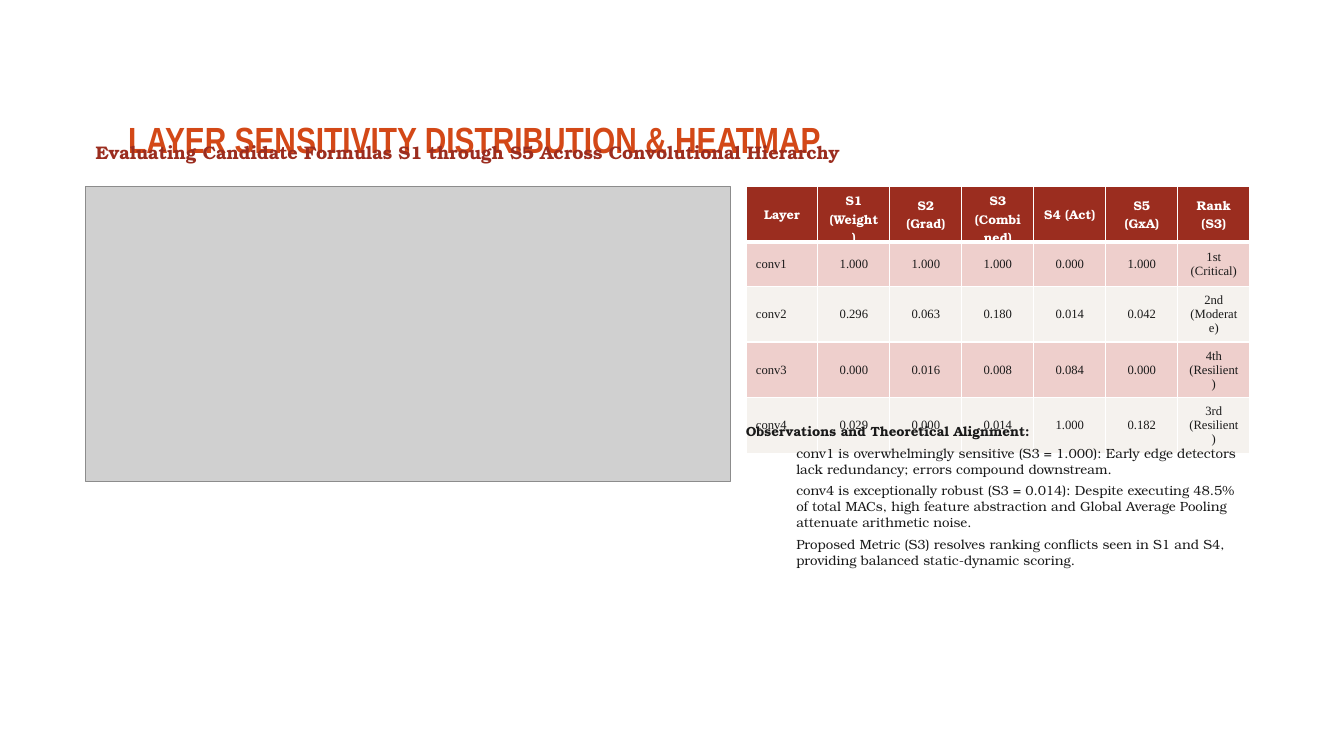
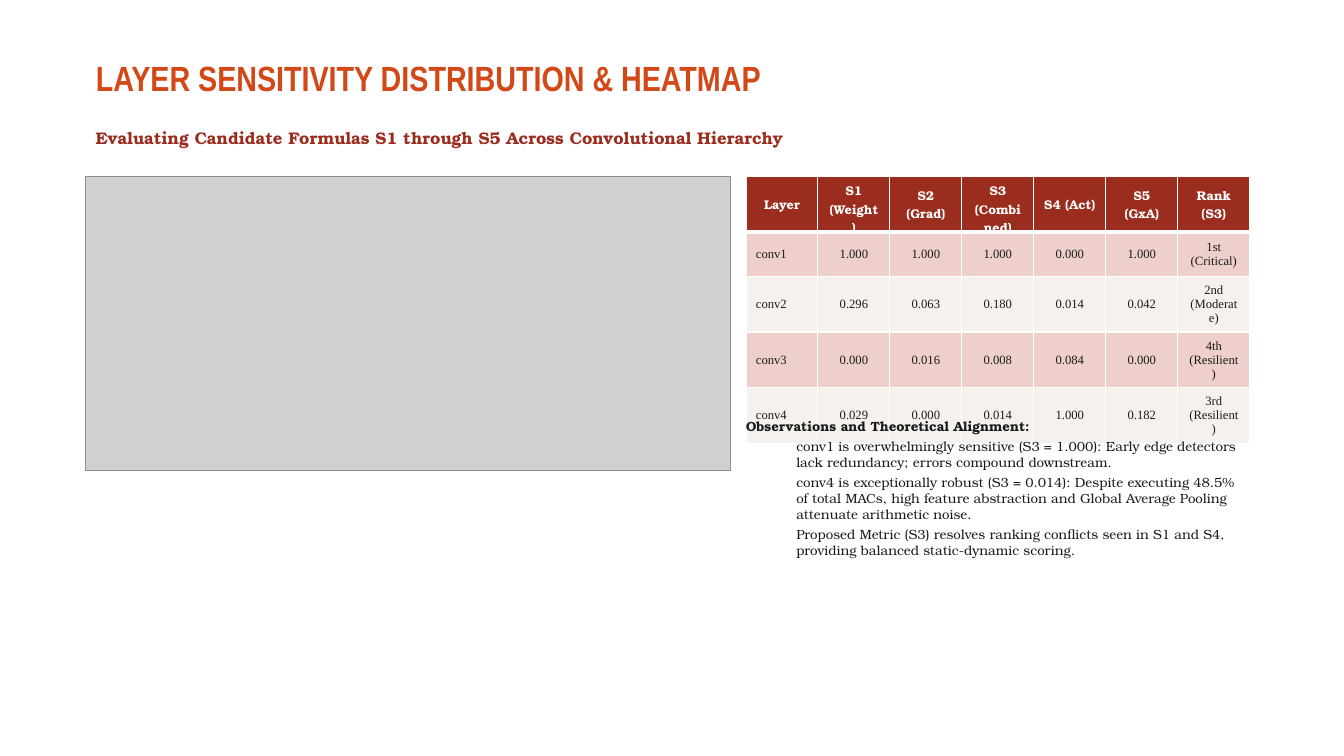
Before and after one commit to ThallapureddyVenkataRamCharanReddy/sensitivity-approx-mult-cnn, a slide deck: slide 9 of Project_Presentation_Complete.pptx. Drawn at 1344x756 pixels with LibreOffice and Linux fonts; fonts in the diff are those of the drawing; grey boxes stand for pictures; background and template pictures are left out. Boxes give left, top, right and bottom in pixels: in the first picture for what was removed or moved away, otherwise in the second. Text is boxed around its words. In the diff, an @@ line names an element or a change of style, - is before the commit and + after.

Commit message:
Fix presentation layout, eliminate duplicate table and shape overlaps across all slides

```diff
--- a/Project_Presentation_Complete.pptx
+++ b/Project_Presentation_Complete.pptx
@@ title "LAYER SENSITIVITY DISTRIBUTION & HEATMAP": place and size @@
-title "LAYER SENSITIVITY DISTRIBUTION & HEATMAP" at <box>128,124,820,160</box>
+title "LAYER SENSITIVITY DISTRIBUTION & HEATMAP" at <box>96,66,761,92</box>
@@ title "LAYER SENSITIVITY DISTRIBUTION & HEATMAP" at <box>96,66,761,92</box>: size 26 to 25 pt @@
@@ text "Evaluating Candidate Formulas S1 through ...": place and size @@
-text "Evaluating Candidate Formulas S1 through ..." at <box>96,140,840,165</box>
+text "Evaluating Candidate Formulas S1 through ..." at <box>96,131,783,148</box>
@@ text "Evaluating Candidate Formulas S1 through ..." at <box>96,131,783,148</box>: size 13 to 12 pt @@
@@ picture: place and size @@
-picture at <box>86,187,731,481</box>
+picture at <box>86,176,731,471</box>
@@ table: place and size @@
-table at <box>746,187,1247,436</box>
+table at <box>746,176,1247,426</box>
@@ text "Observations and Theoretical Alignment:" at <box>746,417,1236,559</box>: less space between paragraphs @@
```
Also in this commit, not shown: 19 other slides changed, 1 other file.
